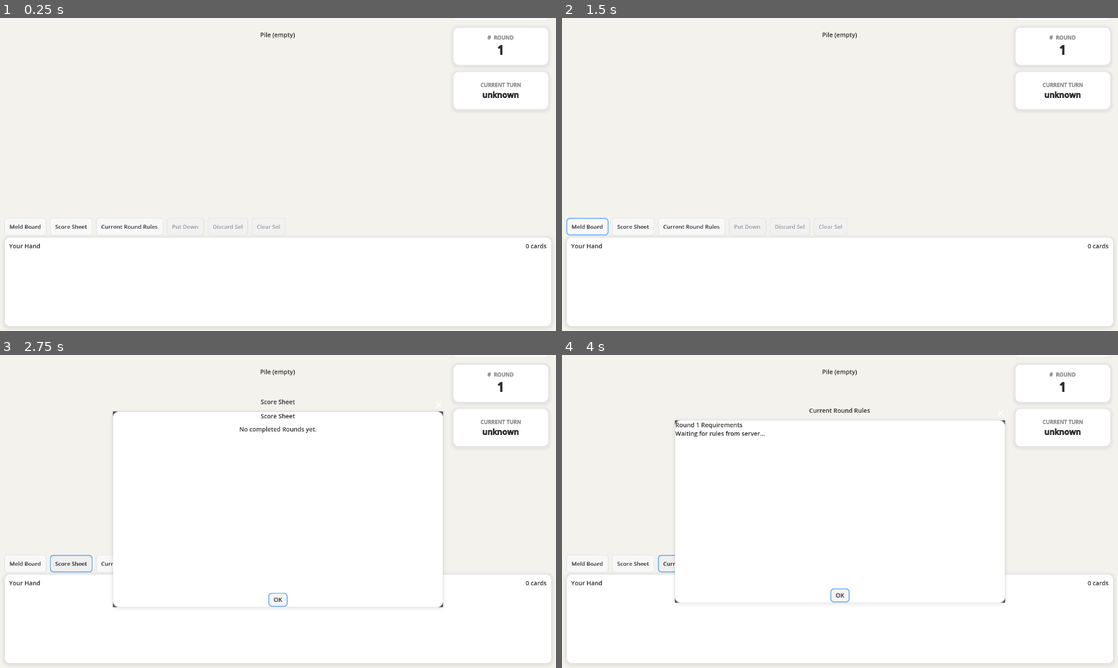
Above: before the commit, frames 1-4 (two rows, left to right).
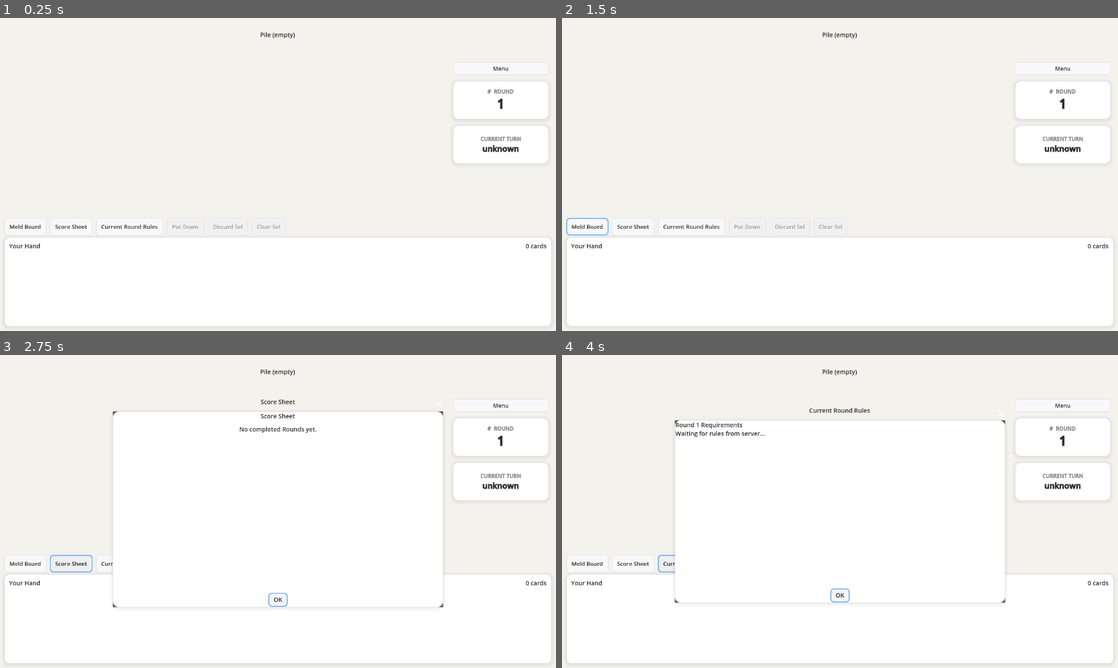
Above: after the commit, the same moments.

Repository: davidzywiec/mp-hot-rum
Game: Godot game, scene res://scenes/game/MainGame.tscn
The game is run twice, just before and just after one commit, with the same random seed, the same clock (stepped at 60 frames per second) and the same inputs. This scene is started directly instead of the project's main scene.
Inputs:
- Up to frame 1 (0.25 s): no input
- Up to frame 2 (1.5 s): click "Meld Board" at 0.5 s; click "OK" at 1.25 s
- Up to frame 3 (2.75 s): click "Score Sheet" at 2 s
- Up to frame 4 (4 s): click "OK" at 2.75 s; click "Current Round Rules" at 3.5 s

The runs differ from the first frame. In frame 1, 0.9% of the frame differs, in the area x 81-99%, y 5-43%; in frame 2, 0.9%; in frame 3, 0.9%; in frame 4, 0.9%.

Commit message:
fix: keep settings menu button in viewport (#23)

Diff:
--- a/scenes/game/GameUI.tscn
+++ b/scenes/game/GameUI.tscn
@@ -398,7 +398,7 @@
 offset_left = -232.0
 offset_top = 12.0
 offset_right = -12.0
-offset_bottom = 216.0
+offset_bottom = 340.0
 grow_horizontal = 0
 grow_vertical = 0
 theme = ExtResource("2_t5mpo")
--- a/scripts/test/settings_menu_test.gd
+++ b/scripts/test/settings_menu_test.gd
@@ -27,9 +27,10 @@
 		return
 	var player_settings: Node = root.get_node("PlayerSettings")
 	_original_volume = float(player_settings.call("get_master_volume"))
-	var game_ui_scene: PackedScene = load("res://scenes/game/GameUI.tscn") as PackedScene
-	var game_ui: Control = game_ui_scene.instantiate() as Control
-	root.add_child(game_ui)
+	var main_game_scene: PackedScene = load("res://scenes/game/MainGame.tscn") as PackedScene
+	var main_game: Node = main_game_scene.instantiate()
+	root.add_child(main_game)
+	var game_ui: Control = main_game.get_node("UI/GameUI") as Control
 	game_ui.multiplayer.multiplayer_peer = OfflineMultiplayerPeer.new()
 	game_ui.set_process(false)
 	await process_frame
@@ -43,8 +44,13 @@
 	if menu_button.get_index() >= round_number_container.get_index():
 		_fail("Expected the settings button above the Round number container.")
 		return
-	if menu_button.position.y < 164.0:
-		_fail("Expected the settings button to be positioned lower in the window.")
+	var viewport_rect: Rect2 = Rect2(Vector2.ZERO, menu_button.get_viewport_rect().size)
+	var button_rect: Rect2 = menu_button.get_global_rect()
+	if button_rect.position.y < 100.0:
+		_fail("Expected the settings button to be positioned lower in the window. Rect: %s" % str(button_rect))
+		return
+	if not menu_button.is_visible_in_tree() or not viewport_rect.encloses(button_rect):
+		_fail("Expected the settings button to be visible within the game window. Button: %s, viewport: %s" % [str(button_rect), str(viewport_rect)])
 		return
 	menu_button.pressed.emit()
 	await process_frame
